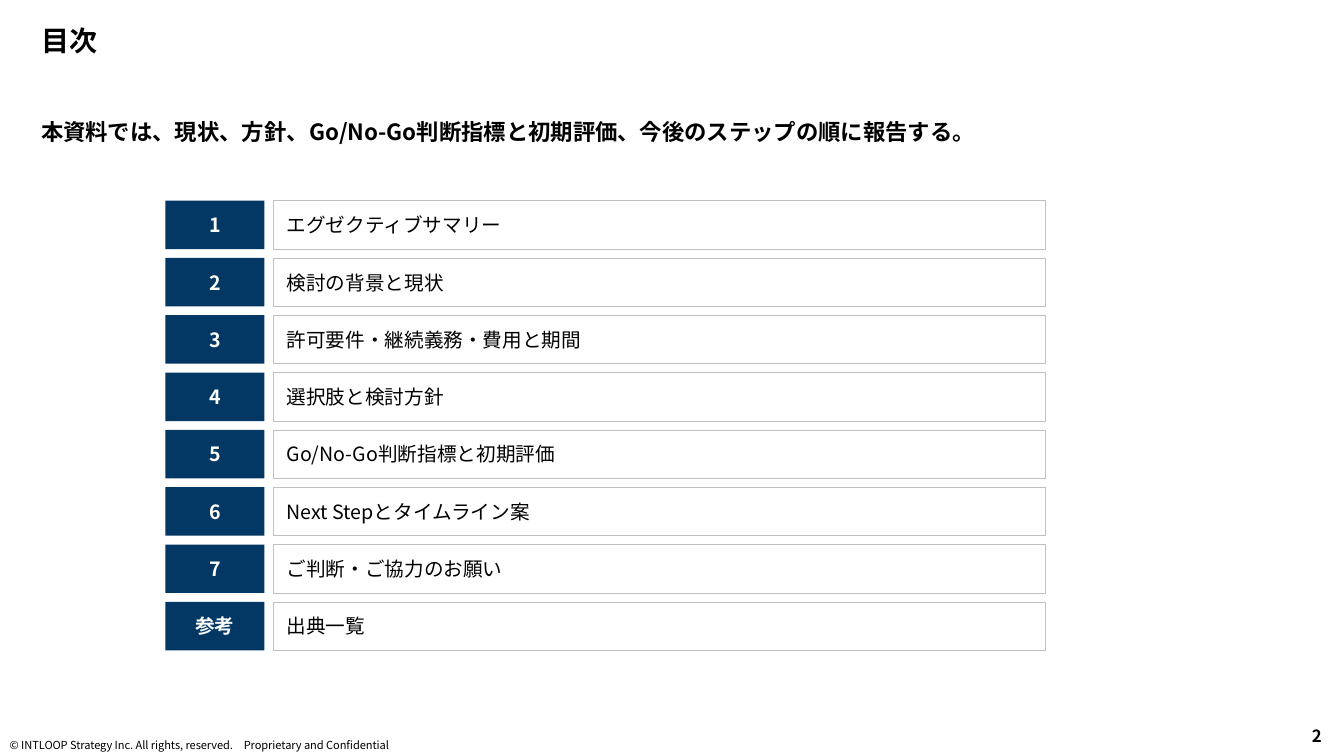
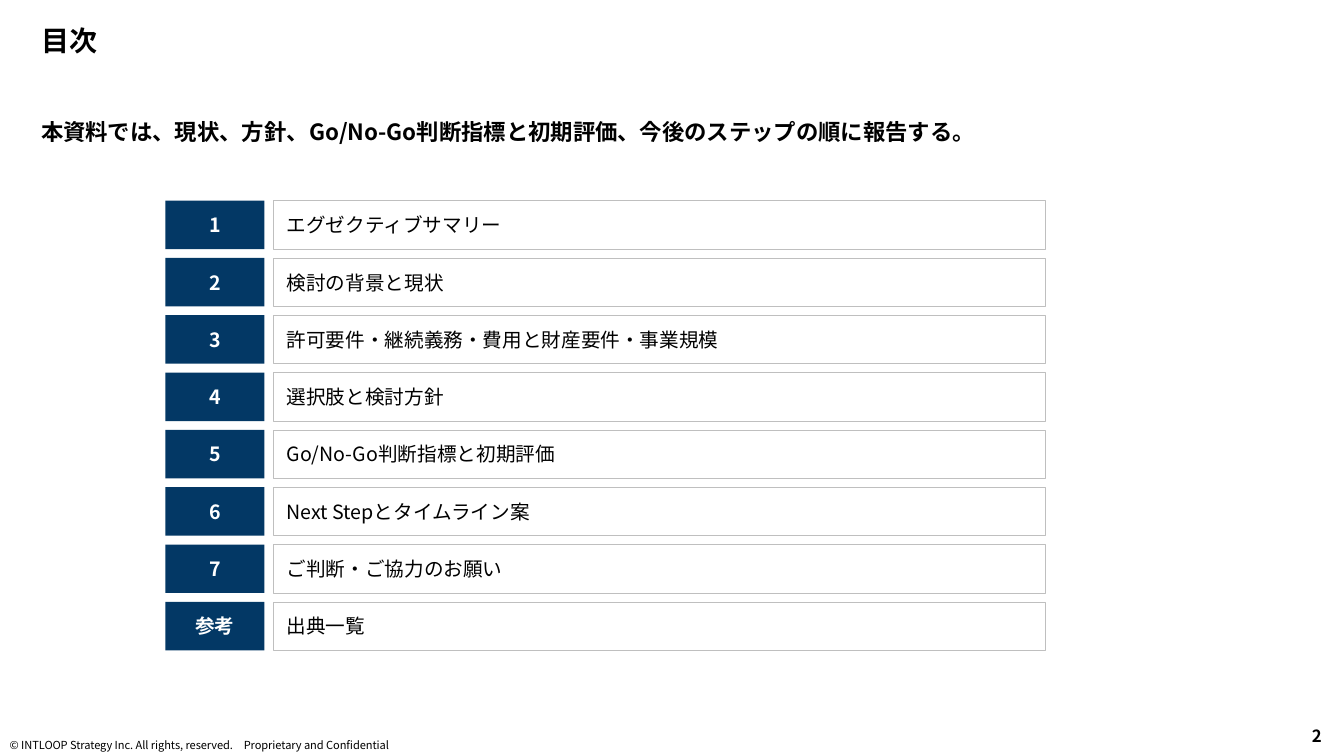
Before and after one commit to mkomko2011/For-AI, a slide deck: slide 2 of INTS_派遣業許可検討/INTS_派遣業許可検討_報告資料.pptx. Drawn at 1344x756 pixels with LibreOffice and Linux fonts; fonts in the diff are those of the drawing; background and template pictures are left out. Boxes give left, top, right and bottom in pixels: in the first picture for what was removed or moved away, otherwise in the second. Text is boxed around its words. In the diff, an @@ line names an element or a change of style, - is before the commit and + after.

```diff
--- a/INTS_派遣業許可検討/INTS_派遣業許可検討_報告資料.pptx
+++ b/INTS_派遣業許可検討/INTS_派遣業許可検討_報告資料.pptx
@@ text in rectangle at box(287, 330, 719, 349): text changed @@
-許可要件・継続義務・費用と期間
+許可要件・継続義務・費用と財産要件・事業規模
```
Also in this commit, not shown: 4 other slides changed, 1 slide added, 1 other file.
